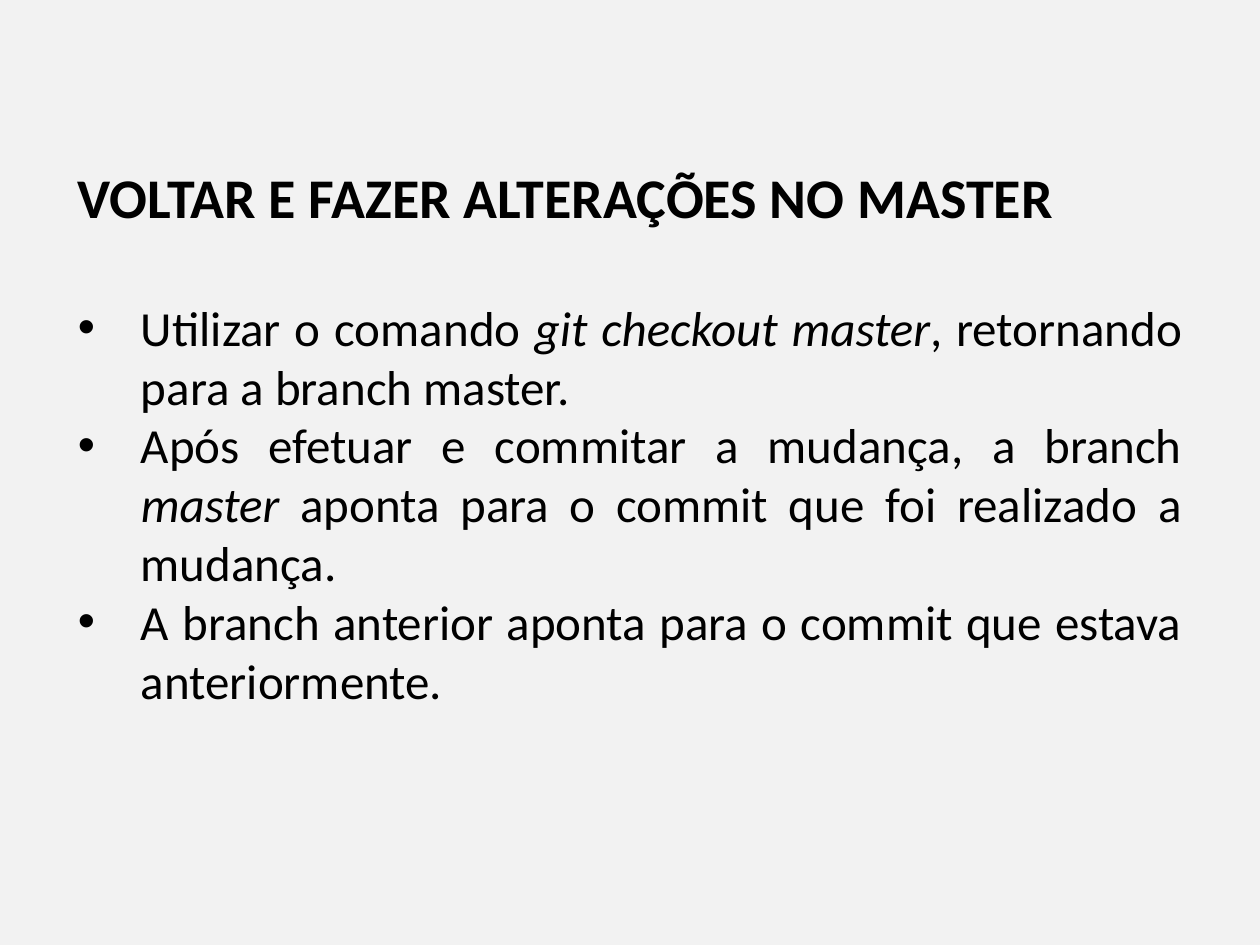
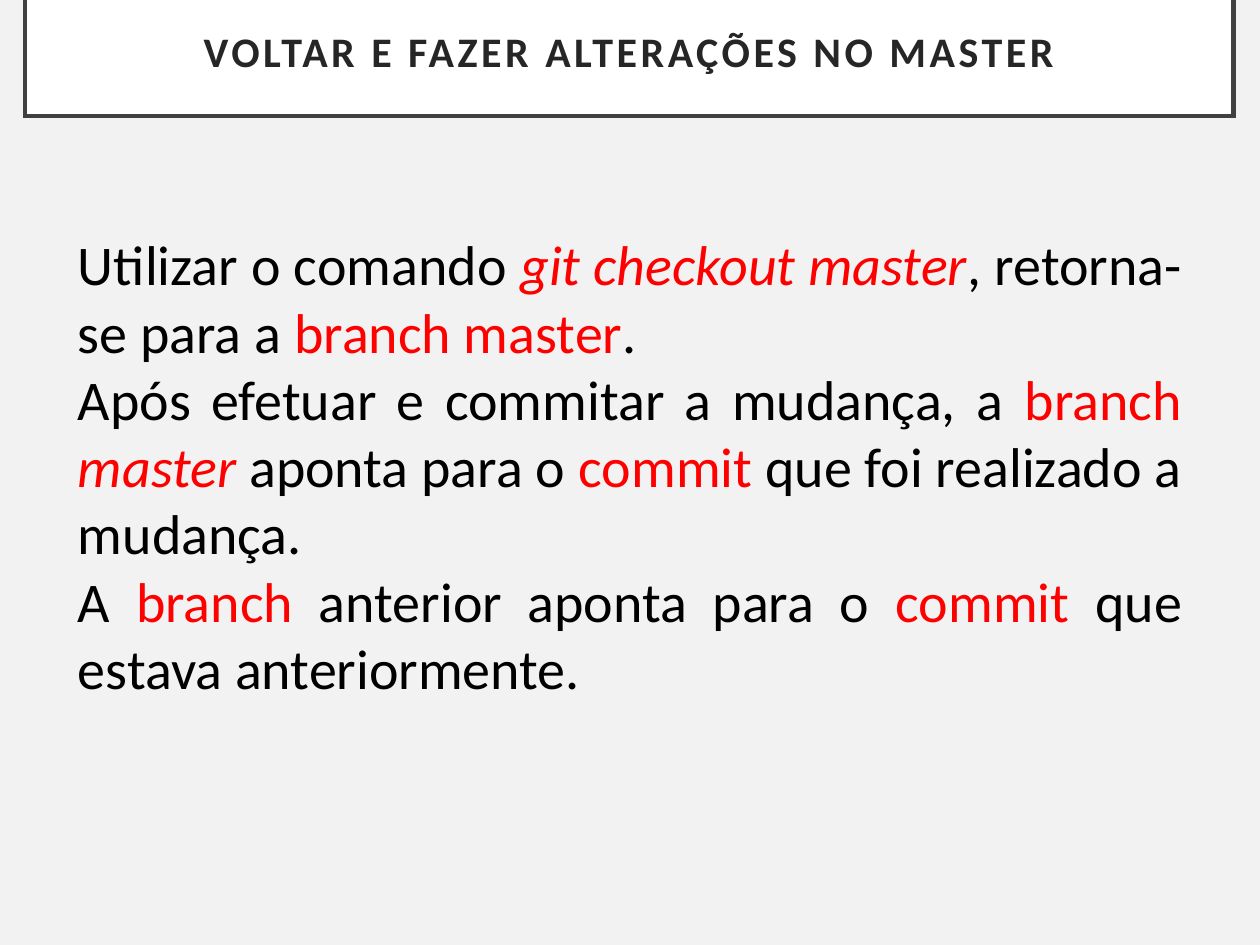
Before and after one commit to Paulo-UNIRON/aula_git_2020.2, a slide deck: slide 20 of Controlando versões com Git e Github - Capítulo VI.pptx (slide 25 before the commit). Drawn at 1260x945 pixels with LibreOffice and Linux fonts; fonts in the diff are those of the drawing. Boxes give left, top, right and bottom in pixels: in the first picture for what was removed or moved away, otherwise in the second. Text is boxed around its words. In the diff, an @@ line names an element or a change of style, - is before the commit and + after.

```diff
--- a/Controlando versões com Git e Github - Capítulo VI.pptx
+++ b/Controlando versões com Git e Github - Capítulo VI.pptx
@@ rectangle added at [25,0,1234,116], fill #FFFFFF, outline #404040 2.5 pt, 24 pt, text #262626, bold @@
+VOLTAR E FAZER ALTERAÇÕES NO MASTER
@@ text at [78,246,1182,362]: text changed; size 28 to 32 pt @@
-VOLTAR E FAZER ALTERAÇÕES NO MASTER
-• Utilizar o comando git checkout master, retornando para a branch master.
+Utilizar o comando git checkout master, retorna-se para a branch master.
@@ text at [78,381,1182,690]: size 28 to 32 pt in "Após efetuar e commitar a mudança, a ...", "A branch anterior aponta para o commit ..."; text colour #000000 to #FF0000 in "branch master commit", "branch commit"; bullet • to none @@
```
Also in this commit, not shown: 16 other slides changed, 7 slides added, 17 slides removed, 1 other file.
